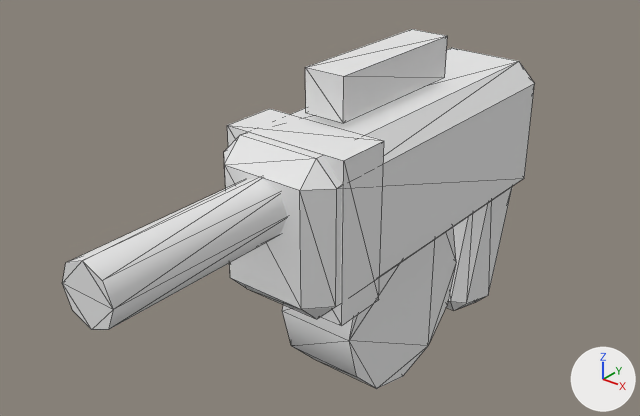
What one commit did to the glTF model game/assets/armas/zumbido_01.glb.
The view is the same before and after, from a camera (50 mm lens) standing at (0.328, -0.574, 0.303) and looking at (-0.043, -0.11, 0.015). The lights are fixed; the arrows at lower right show +X, +Y and +Z. The picture after the commit comes second. Mesh edges are drawn as thin lines. Vertices at exactly the same position are counted once.

Names of what the first picture shows: 'zumbido_01'.
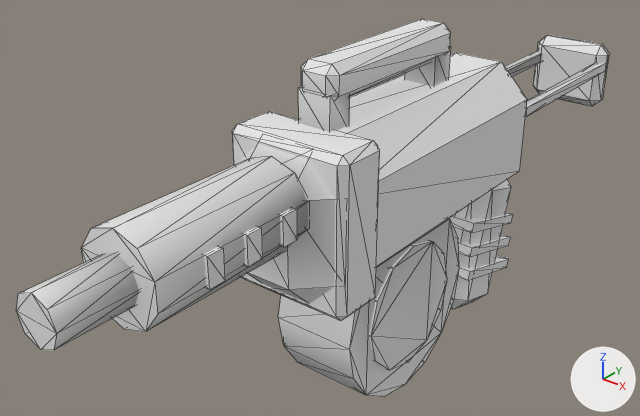
The change, as a list of edits to the scene's bpy script:
```text
Change mat_m_paleta_ventania:
    add n2 = _N.new('ShaderNodeMix'); n2.name = 'Mix'
    add n2.data_type = 'RGBA'
    add n2.blend_type = 'MULTIPLY'
    add n2.inputs[0].default_value = 1.0  # 'Factor'
    add n2.inputs[7].default_value = (0.8, 0.8, 0.8, 1.0)  # 'B', white #e7e7e7
    add n3 = _N.new('ShaderNodeVertexColor'); n3.name = 'Color Attribute'
    where n0 = _N.new('ShaderNodeBsdfPrincipled'); n0.name = 'Principled BSDF'
    add _L.new(n2.outputs[2], n0.inputs[0])  # 'Result' to 'Base Color'
    add _L.new(n3.outputs[0], n2.inputs[6])  # 'Color' to 'A'
Change me_zumbido_01:
    remove me_zumbido_01.from_pydata(...)  # 104 vertices, 184 faces; spans x -0.046..0.046, y -0.35..0.072, z -0.113..0.14
    add me_zumbido_01.from_pydata(...)  # 340 vertices, 600 faces; spans x -0.047..0.047, y -0.38..0.23, z -0.117..0.148
    me_zumbido_01 part 1: a new loose piece, a 10-sided cylinder along y spanning x -0.029..0.029, y -0.33..-0.21, z 0.04..0.1, in mat_m_paleta_ventania
    me_zumbido_01 part 2: a new loose piece, a box spanning x -0.031..0.031, y -0.236..-0.224, z 0.06..0.08, in mat_m_paleta_ventania
    me_zumbido_01 part 3: a new loose piece, a box spanning x -0.031..0.031, y -0.266..-0.254, z 0.06..0.08, in mat_m_paleta_ventania
    me_zumbido_01 part 4: a new loose piece, a box spanning x -0.031..0.031, y -0.296..-0.284, z 0.06..0.08, in mat_m_paleta_ventania
    me_zumbido_01 part 5: a new loose piece, an 8-sided cylinder along y spanning x -0.016..0.016, y -0.38..-0.32, z 0.054..0.086, in mat_m_paleta_ventania
    me_zumbido_01 part 6: a new loose piece, a 16-sided cylinder along x spanning x -0.032..0.032, y -0.172..-0.028, z -0.117..0.027, in mat_m_paleta_ventania
    me_zumbido_01 part 7: a new loose piece, a 12-sided cylinder along x spanning x -0.034..0.034, y -0.15..-0.05, z -0.095..0.005, in mat_m_paleta_ventania
    me_zumbido_01 part 8: a new loose piece, a box spanning x -0.013..0.013, y -0.05..-0.03, z 0.1..0.13, in mat_m_paleta_ventania
    me_zumbido_01 part 9: a new loose piece, a box spanning x -0.013..0.013, y -0.17..-0.15, z 0.1..0.13, in mat_m_paleta_ventania
    me_zumbido_01 part 10: a new loose piece, a box spanning x -0.034..-0.026, y 0.06..0.22, z 0.056..0.064, in mat_m_paleta_ventania
    me_zumbido_01 part 11: a new loose piece, a box spanning x 0.026..0.034, y 0.06..0.22, z 0.056..0.064, in mat_m_paleta_ventania
    me_zumbido_01 part 12: the loose piece of 24 vertices spanning x -0.045..0.045, y -0.22..0.06, z -0.005..0.105 is rebuilt with 24 vertices and now spans x -0.045..0.045, y -0.22..0.06, z -0.005..0.105
    me_zumbido_01 part 13: the loose piece of 24 vertices spanning x -0.027..0.027, y -0.012..0.072, z -0.113..0.013 is rebuilt with 24 vertices and now spans x -0.027..0.027, y -0.011..0.071, z -0.113..0.013
    me_zumbido_01 part 14: the loose piece of 8 vertices spanning x -0.046..0.046, y -0.2..-0.16, z -0.006..0.106 is rebuilt with 24 vertices and now spans x -0.047..0.047, y -0.2..-0.16, z -0.006..0.106
    me_zumbido_01 part 15: the loose piece of 8 vertices spanning x -0.015..0.015, y -0.16..-0.04, z 0.11..0.14 is rebuilt with 24 vertices and now spans x -0.015..0.015, y -0.17..-0.03, z 0.123..0.148
    me_zumbido_01 part 16: a new loose piece of 24 vertices spanning x -0.035..0.035, y 0.21..0.23, z 0.02..0.08, in mat_m_paleta_ventania
    me_zumbido_01 part 17: the loose piece of 16 vertices spanning x -0.02..0.02, y -0.35..-0.21, z 0.05..0.09 is deleted
    me_zumbido_01 part 18: 24 vertices removed from x -0.03..0.03, y -0.17..-0.03, z -0.11..0.03; 32 vertices added at x -0.029..0.029, y -0.025..0.066, z -0.087..0.016
    other edits to the shape of me_zumbido_01 do not show in these pictures
```

Where the change shows, as pixel boxes [x1, y1, x2, y2] in the pictures (640 x 416 px; the box of a moved part takes in the faces that stretch with it):
'zumbido_01', recoloured, reshaped (25% wider): before [62, 29, 535, 389]; after [16, 19, 609, 397]
part 1 of me_zumbido_01, added: after [82, 156, 308, 332]
part 2 of me_zumbido_01, added: after [279, 208, 297, 247]
part 3 of me_zumbido_01, added: after [243, 226, 263, 267]
part 4 of me_zumbido_01, added: after [203, 246, 225, 290]
part 5 of me_zumbido_01, added: after [16, 253, 139, 350]
part 6 of me_zumbido_01, added: after [278, 218, 459, 397]
part 7 of me_zumbido_01, added: after [369, 240, 447, 370]
part 8 of me_zumbido_01, added: after [405, 46, 451, 86]
part 9 of me_zumbido_01, added: after [298, 86, 350, 132]
part 10 of me_zumbido_01, added: after [505, 51, 542, 76]
part 11 of me_zumbido_01, added: after [525, 63, 605, 117]
part 12 of me_zumbido_01, rebuilt (7% narrower, 7% shorter): before [224, 48, 535, 319]; after [239, 53, 527, 304]
part 13 of me_zumbido_01, rebuilt (9% narrower): before [446, 187, 512, 310]; after [451, 179, 511, 309]
part 14 of me_zumbido_01, rebuilt: before [227, 109, 384, 326]; after [232, 111, 380, 321]
part 15 of me_zumbido_01, rebuilt (15% shorter): before [305, 29, 448, 123]; after [301, 19, 451, 99]
part 16 of me_zumbido_01, added: after [534, 35, 609, 106]
part 17 of me_zumbido_01, deleted: before [62, 177, 287, 330]
part 18 of me_zumbido_01, moved or reshaped: before [282, 227, 456, 389]; after [449, 212, 513, 280]
